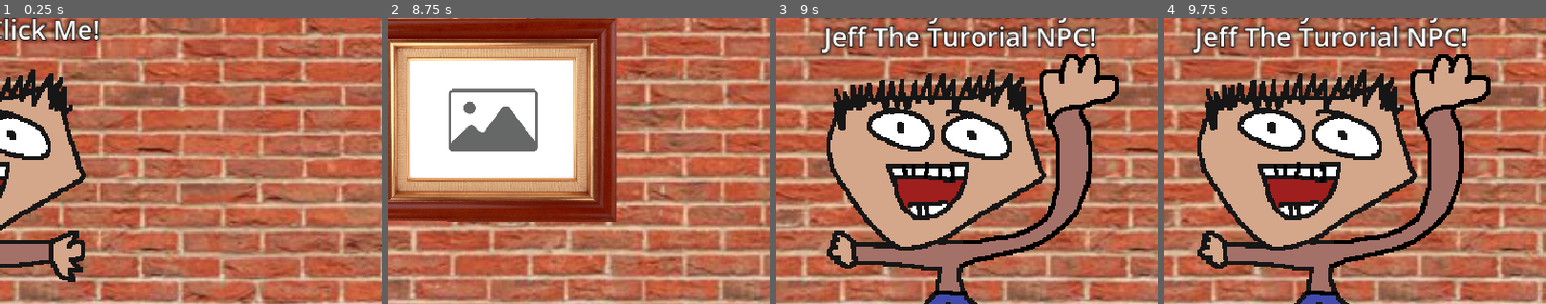
Above: before the commit, frames 1-4 (left to right).
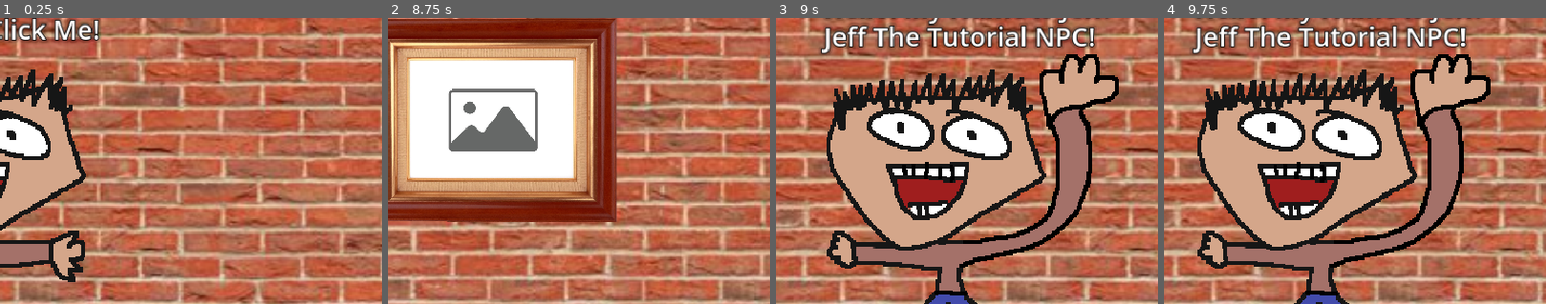
Above: after the commit, the same moments.

Repository: Qualia6/secret-game
Game: Godot game, scene res://main.tscn
Two runs of this game, one before a commit and one after it. Both use one fixed random seed, a clock stepped at 60 frames per second and the inputs below. The engine's default icon, where the game draws it, is replaced by a stand-in: a white triangle on a blue panel in a dark square. Sound files missing from this copy of the repository are replaced by a short silence.
Inputs (mouse positions are % of the whole screen's width and height, from its top left):
- Up to frame 1 (0.25 s): no input
- Up to frame 2 (8.75 s): tap Enter at 0.5, 5, 7.25 s; move the mouse to (39, 47) at 0.52 s; hold Right (ui_right) 0.53-1.28 s; click (39, 47) at 0.67 s; move the mouse to (55, 50) at 1.27 s; hold Left (ui_left) 1.28-2.03 s; click (55, 50) at 1.42 s; move the mouse to (80, 46) at 2.02 s; hold Right (ui_right) 2.03-3.53 s; click (80, 46) at 2.17 s; move the mouse to (5, 46) at 2.77 s; click (5, 46) at 2.92 s; tap Space at 3.5, 5.75, 8 s; move the mouse to (44, 46) at 3.52 s; hold Left (ui_left) 3.53-5.78 s; click (44, 46) at 3.67 s; move the mouse to (87, 92) at 4.27 s; click (87, 92) at 4.42 s; move the mouse to (50, 92) at 5.02 s; click (50, 92) at 5.17 s; move the mouse to (56, 87) at 5.77 s; hold Right (ui_right) 5.78-8.03 s; click (56, 87) at 5.92 s; move the mouse to (43, 92) at 6.52 s; click (43, 92) at 6.67 s; move the mouse to (63, 92) at 7.27 s; click (63, 92) at 7.42 s; move the mouse to (60, 28) at 8.02 s; hold Left (ui_left) from 8.03 s (still down)
- Up to frame 3 (9 s): keep holding Left (ui_left); move the mouse to (42, 39) at 8.77 s; click (42, 39) at 8.92 s
- Up to frame 4 (9.75 s): move the mouse to (80, 65) at 9.52 s; release Left (ui_left) at 9.53 s; hold Right (ui_right) from 9.53 s (still down); click (80, 65) at 9.67 s
The pictures show only the part of the screen within x 29-79%, y 22-72%; the shares and areas given below are measured in that part.

Frames 1-2 are identical in both runs. In frame 3, 1.4% of the frame differs, in the area x 47-85%, y 2-11%; in frame 4, 1.4%, in the area x 43-80%, y 2-11%.

Commit message:
fix bugs, add hint for alt shift m puzzle, add reverb to cave, fix typos, add game over sound effect

Diff:
--- a/GLOBAL.gd
+++ b/GLOBAL.gd
@@ -28,6 +28,7 @@
 	&"jeff_up": false,
 	&"june_up": false,
 	&"game_end": false,
+	&"jeff_said_puzzle": false,
 }
 
 static var flags: Dictionary = starting_flags.duplicate()
--- a/camera_2d.gd
+++ b/camera_2d.gd
@@ -34,26 +34,36 @@
 
 func _ready():
 	position = Vector2(600, 320)
+	go_to_row_1()
 	$blinders.visible = true
 	zoom = Vector2(1., 1.)
 
-func _on_vault_travel_through_vault() -> void:
+func go_to_row_0():
+	position.y = -455
+	set_reverb(false)
+
+func go_to_row_1():
+	position.y = 320
+	set_reverb(false)
+
+func go_to_row_2():
 	position.y = 1000
+	set_reverb(true)
 
-func _on_arrow_out_of_vault_clicked() -> void:
-	position.y = 320
+func set_reverb(state: bool):
+	AudioServer.set_bus_effect_enabled(AudioServer.get_bus_index("Master"), 0, state)
 
-func _on_arrow_into_hole_clicked() -> void:
-	position.y = 1000
-
-func _on_ceilling_hole_utilize_hole() -> void:
-	position.y = -455
-
-func _on_row_0_arrow_back_down() -> void:
-	position.y = 320
+func _on_vault_travel_through_vault() -> void: go_to_row_2()
+func _on_arrow_out_of_vault_clicked() -> void: go_to_row_1()
+func _on_arrow_into_hole_clicked() -> void: go_to_row_2()
+func _on_ceilling_hole_utilize_hole() -> void: go_to_row_0()
+func _on_row_0_arrow_back_down() -> void: go_to_row_1()
 
 func _on_row_0_fix_camera_position() -> void:
 	$blinders.visible = false
 	before_animation_position = position
 	state = CAMERA_STATE.MOVE
 	animation_t = 0.
+
+func _on_m_game_is_over() -> void:
+	set_reverb(false)
--- /dev/null
+++ b/default_bus_layout.tres
@@ -0,0 +1,8 @@
+[gd_resource type="AudioBusLayout" load_steps=2 format=3 uid="uid://dn4535ofgcn41"]
+
+[sub_resource type="AudioEffectReverb" id="AudioEffectReverb_j3pel"]
+resource_name = "Reverb"
+
+[resource]
+bus/0/effect/0/effect = SubResource("AudioEffectReverb_j3pel")
+bus/0/effect/0/enabled = false
--- a/game_over.tscn
+++ b/game_over.tscn
@@ -1,10 +1,14 @@
-[gd_scene load_steps=8 format=3 uid="uid://d075qivxks1dq"]
+[gd_scene load_steps=10 format=3 uid="uid://d075qivxks1dq"]
 
 [ext_resource type="Texture2D" uid="uid://n6w2cojr2tfr" path="res://m/m0002.png" id="1_y26ei"]
 [ext_resource type="Script" uid="uid://ddi3kcyevqayt" path="res://game_over_retry_button.gd" id="1_yxx3c"]
+[ext_resource type="AudioStream" uid="uid://cdmjd1ou7ape8" path="res://Eggs.ogg" id="3_ccer4"]
 
 [sub_resource type="LabelSettings" id="LabelSettings_yxx3c"]
 font_size = 100
+
+[sub_resource type="LabelSettings" id="LabelSettings_8u835"]
+font_size = 10
 
 [sub_resource type="LabelSettings" id="LabelSettings_ccer4"]
 font_size = 26
@@ -135,6 +139,11 @@
 text = "GAME OVER"
 label_settings = SubResource("LabelSettings_yxx3c")
 
+[node name="Label2" type="Label" parent="."]
+layout_mode = 2
+text = "aka the genocide ending"
+label_settings = SubResource("LabelSettings_8u835")
+
 [node name="HBoxContainer2" type="HBoxContainer" parent="."]
 layout_mode = 2
 alignment = 1
@@ -158,7 +167,7 @@
 [node name="Label2" type="Label" parent="HBoxContainer"]
 layout_mode = 2
 text = "             Hahahahahahahahahahahahaha
-←         you died
+<=         you died
             that is very ammusing"
 label_settings = SubResource("LabelSettings_ccer4")
 
@@ -168,4 +177,9 @@
 }
 autoplay = "played"
 
+[node name="Eggs" type="AudioStreamPlayer" parent="."]
+stream = ExtResource("3_ccer4")
+volume_db = -15.0
+autoplay = true
+
 [connection signal="pressed" from="HBoxContainer2/Button" to="HBoxContainer2/Button" method="_on_pressed"]
--- a/jeff/jeff.gd
+++ b/jeff/jeff.gd
@@ -21,6 +21,7 @@
 
 func _clicked() -> void:
 	if respawning or jumping: return
+	if GLOBAL.flags[&"jeff_dead"]: return
 	if INVENTORY.selected_item_id == &"key":
 		$hurt.play()
 		if already_respawned: save_line_as_previous()
@@ -83,7 +84,7 @@
 	if previous_line == -1:
 		push_error("tried to go to previous but there is no previous")
 	#print("loading ", previous_line)
-	gotoline(previous_line - 1)
+	gotoline(previous_line)
 	show_image(previous_expression)
 	previous_line = -1
 
@@ -118,6 +119,7 @@
 var knows_that_talked_to_m: bool = false
 
 func _updated():
+	if GLOBAL.flags[&"jeff_dead"]: return
 	if GLOBAL.flags[&"spoken_to_m"]:
 		if not knows_that_talked_to_m:
 			knows_that_talked_to_m = true
--- a/june/june.gd
+++ b/june/june.gd
@@ -20,16 +20,23 @@
 var already_go_upped: bool = false
 
 func _clicked() -> void:
+	if GLOBAL.flags[&"june_dead"]: return
 	if GLOBAL.flags[&"jerboa_up"] and not already_go_upped:
 		already_go_upped = true
 		goto("GO UP")
 		return
 	super._clicked()
 
+var alerady_key_hint: bool = false
+
 func _updated():
 	if not_realized_jeff_key_killed and GLOBAL.flags[&"jeff_killed_by_key"]:
 		goto("WOW KEY KILL")
 		not_realized_jeff_key_killed = false
+	if GLOBAL.flags[&"jeff_said_puzzle"] and not GLOBAL.flags[&"june_moved"] and not alerady_key_hint:
+		goto("KEY HINT")
+		alerady_key_hint = true
+
 
 func _about_to_explode():
 	show_image(&"aaaa")
--- a/m/m.gd
+++ b/m/m.gd
@@ -41,7 +41,10 @@
 	animation_state = ANIMATION_STATE.LEAVE_ANGRY
 	return done_moving
 
+signal game_is_over
+
 func game_over():
+	game_is_over.emit()
 	get_tree().change_scene_to_file("res://game_over.tscn")
 
 signal done_moving
@@ -64,7 +67,7 @@
 		if animation_state == ANIMATION_STATE.LEAVE or animation_state == ANIMATION_STATE.LEAVE_ANGRY:
 			visible = false
 	var verticality_t = get_vertical_t()
-	$sound.volume_db = verticality_t * -20
+	$sound.volume_db = verticality_t * -20 + 10
 	position = Vector2(-195, -85 + verticality_t * 500)
 	if animation_state == ANIMATION_STATE.APPEAR_ANGRY or animation_state == ANIMATION_STATE.LEAVE_ANGRY:
 		if animation_t != 1.:
--- a/main.tscn
+++ b/main.tscn
@@ -31,6 +31,7 @@
 [ext_resource type="Texture2D" uid="uid://dt121vheh8bam" path="res://june/uhh_money.png" id="17_wnkbs"]
 [ext_resource type="Texture2D" uid="uid://br6n4l5qggw1j" path="res://jeff/dead.png" id="20_d13ii"]
 [ext_resource type="PackedScene" uid="uid://cuunrq33jm0fm" path="res://vault/vault.tscn" id="21_d13ii"]
+[ext_resource type="Texture2D" uid="uid://cy84qg4tx25k2" path="res://june/yap.png" id="21_pjyto"]
 [ext_resource type="PackedScene" uid="uid://dnavoepbtdcge" path="res://inventory/inventory.tscn" id="22_ryguw"]
 [ext_resource type="Texture2D" uid="uid://bghmickhvwkcn" path="res://arrow.png" id="23_0odxb"]
 [ext_resource type="Texture2D" uid="uid://bhqmbx8nrrk3f" path="res://cave/cave_full.jpg" id="23_xuqvo"]
@@ -265,12 +266,15 @@
 !Image evil
 hit jeff! hit jeff! hit jeff!
 hehehe
+
+!Image hehe
+ill give you a dollar if you kill him
 !GoTo HIT JEFF
 
 
 
 ~ WOW KEY KILL
-!Image stand
+!Image yap
 wow you actually killed him
 im impressed
 !Image uhh
@@ -283,9 +287,56 @@
 
 i didnt think you would actually do it kinda crazy
 
-!Image stand
+!Image yap
 but at least hes not gonna bug us anymore
 !GoTo KEY KILL LOOP
+
+
+
+~ KEY HINT
+!Image uhh
+bruhhhhh jeff is yapping about keys again
+~ KEY HINT LOOP
+!Image aaaa
+omg that always confused me for the looooooongest time
+!Image yap
+i thought he meant \"\"\"key\"\"\" like what you stick in a vault
+!Image hehe
+or use to kill people that yap too much
+!Image aaaa
+but noooooooooooo
+!Image yap
+he meant \"\"\"key\"\"\" as in \"\"\"keyboard\"\"\"
+!Image aaaa
+wtf is a \"\"\"keyboard\"\"\"?!
+!Image yap
+and how can you use a \"\"\"keyboard\"\"\" to do incantations
+!Image aaaa
+like what does that eeeevvvveeeennn mean?!?!?!
+!Image uhh
+idk
+!Image stand
+i think he gets these weeerreeeiiirrrrd ideas from that other guy
+!Image uhh
+i think his name is m?
+!Image stand
+i dont think you met them yet
+but this \"\"\"being\"\"\" acts kinda high and mighty
+!Image yap
+acts like hes not even from this world or something
+!Image stand
+ive over heard them talking to jerboa
+about the differences between \"\"\"primary\"\"\" and \"\"\"alternate\"\"\" timelines.
+i think he said that he can like \"\"\"shift\"\"\" between them or something
+!Image uhh
+idk if i believe that
+!Image stand
+now i try to stay away from that weirdo
+
+i also try to say away from jeff
+!Image yap
+i cant believe that he is yapping about keys again
+!GoTo KEY HINT LOOP
 
 
 
@@ -294,7 +345,7 @@
 aaaa
 !Image uhh
 wait omg im alive
-but yooooou killed me
+but yoooooou killed me
 !Image uhh
 but im alive now
 !Image stand
@@ -320,11 +371,12 @@
 the secret doooeeess seem kindaaaa interesting
 !Image uhh
 but idk about being in a small taxi with those two for an extended period of time
+!Image yap
+what am i yapping about
 !Image stand
-what am i yapping about
-ive wanted to know what secret is for like foorrrreeevvveeerrrrrrr
-!Image yay
-im actually kinda getting excited over the possibilty of finding out
+ive wanted to know what secret is for like fooooorrrrrreeeverrrrrrrr
+!Image yay
+im actually kinda getting excited over the possibility of finding out
 !Image stand
 ok ill go
 !Image hehe
@@ -334,7 +386,8 @@
 meet you there
 !FlagTrue june_up
 !FlagTrue june_moved
-!Exec leave_up"
+!Exec leave_up
+"
 images = Dictionary[StringName, Texture2D]({
 &"aaaa": ExtResource("6_cegan"),
 &"evil": ExtResource("10_d13ii"),
@@ -344,6 +397,7 @@
 &"stand": ExtResource("5_074og"),
 &"uhh": ExtResource("16_qnost"),
 &"uhh_money": ExtResource("17_wnkbs"),
+&"yap": ExtResource("21_pjyto"),
 &"yay": ExtResource("9_ryguw")
 })
 
@@ -382,9 +436,9 @@
 Hey Player, Click Me!
 ~ LOOP
 !Image wave
-Hello! My Name is Jeff! Jeff The Turorial NPC!
+Hello! My Name is Jeff! Jeff The Tutorial NPC!
 !Image smile
-I Have FOUR Very Imporant Things To Tell You!
+I Have FOUR Very Important Things To Tell You!
 !Image wow
 The FOURTH Will SUPRISE And SHOCK You!
 !Image smile
@@ -392,7 +446,7 @@
 SECOND: Press i To Open And Close Your Inventory
 When You Have An Item, You Can Click It To Hold It
 !Image yay
-If You Are Not Holding An Item Noboy Will Know That You Have It!
+If You Are Not Holding An Item Nobody Will Know That You Have It!
 !Image wow
 THIRD: I Have Been Told That There Is A Secret Some Where Around Here
 !Image hmmm
@@ -407,7 +461,7 @@
 !Image hmmm
 Wait No I Just Had A Thought
 There IS Still A Secret
-Just The State Of The Existance Of A Secret Is Known
+Just The State Of The Existence Of A Secret Is Known
 Wait Actually I Think I Said That At The Start
 !Image sad
 Yea I Think I Did Oops My Bad
@@ -421,7 +475,7 @@
 !Image wow
 I Have Been Told That There Is A...
 !Image secret
-i think this is not really widly known so i need to say this quietly
+i think this is not really widely known so i need to say this quietly
 i have been told by... sources...
 that there is a \"doomsday device\" somewhere around here
 !Image wow
@@ -448,7 +502,7 @@
 Thats Crazy
 
 !Image hmmm
-I Dont Even Remeber What I Was Saying Before M Arrived
+I Dont Even Remember What I Was Saying Before M Arrived
 Ill Just Loop Over
 !FlagTrue jeff_yap
 !GoTo LOOP
@@ -504,8 +558,8 @@
 AAAAAA
 I Thought That You Where Holding The ... Err
 !Image secret
-i thought you where holding the dooms day device
-it looks very simular to that
+i thought you were holding the dooms day device
+it looks very similar to that
 !Image hmmm
 Suspiciously Simular
 Sussy
@@ -530,11 +584,11 @@
 Shortly Above My Head
 Then I Would I Have Launched Right Through It
 Which Would Have Created A Hole
-A Hole That Would Presemably Lead To Somewhere
+A Hole That Would Presumably Lead To Somewhere
 !Image yay
 Regardless
 !Image smile
-I Remebered That
+I Remembered That
 I Have Three Key Things To Tell You
 !Image yay
 You Can Summon A Very Important Being
@@ -542,25 +596,26 @@
 !GoTo ALREADY TALKED TO M
 A Being That Deals In Money
 !Image wow
-A Being That Love Money So Much That
+A Being That Loves Money So Much That
 They Named Themselves After The First Letter!
 !Image yay
 They Are Very Important So Please Dont Waste Their Time
 !Image sad
 Btw, I Am Sorry I Forgot To Tell You All This Earlier
-I Completly Forgot
+I Completely Forgot
 But The Rocks Reminded Me
 !Image smile
 I Love Rocks
 !Image yay
 Anyway Here Are The Key Facts
-~ TELL KEY FACTS
+!FlagTrue jeff_said_puzzle
 !Image secret
 1. that which is not primary/conventional
 2. that which moves/exchanges
 3. that which is the beings name
 !Image yay
 Together Form An Incantation
+~ TELL KEY FACTS
 To Summon The Being That Deals In Money!
 !Image smile
 Now I Am Going To Go Back To Appreciating The Rocks
@@ -590,9 +645,9 @@
 ~ SKIP SORRY ABOUT M
 !Image hmmm
 You Know I Wonder If M Being So Important
-Knows Anything About The Doomsday Device
+Knows Anything About The Dooms Day Device
 They Are Always Talking About Timelines
-Maybe A Doomsday Device Might Be
+Maybe A Dooms Day Device Might Be
 Might Be A Way A Timeline Can End
 I Wonder What Other Ways A Timeline Can End Are
 !Image sad
@@ -606,11 +661,11 @@
 Anyway I Am Going To Go Back To Admiring The Rocks
 I Love Rocks
 They Are So Strong
-I Bet No Doomsday Device Could Hurt Them
+I Bet No Dooms Day Device Could Hurt Them
 !Image hmmm
-Or Ceilling Tiles
-Rocks And Ceilling Would Probably Be
-The Only Things To Survive A Doomsday Device
+Or Ceiling Tiles
+Rocks And Ceiling Would Probably Be
+The Only Things To Survive A Dooms Day Device
 !Image smile
 I Fr*cking Love Rocks
 
@@ -629,7 +684,7 @@
 Looking Thing That You Are Holding
 It Seems I Launched Right Through Ceiling
 And Created A Hole
-A Hole That  Presemably Leads Somewhere
+A Hole That  Presumably Leads Somewhere
 !FlagTrue jeff_mentioned_hole
 !Halt
 
@@ -642,7 +697,8 @@
 !Image smile
 Ill Meet You Up There!
 !FlagTrue jeff_up
-!Exec leave_up"
+!Exec leave_up
+"
 images = Dictionary[StringName, Texture2D]({
 &"dead": ExtResource("20_d13ii"),
 &"hmmm": ExtResource("5_ycdy4"),
@@ -658,11 +714,13 @@
 [node name="hurt" type="AudioStreamPlayer2D" parent="row 1/jeff"]
 stream = ExtResource("31_vke2r")
 pitch_scale = 1.1
+playback_type = 1
 
 [node name="scream" type="AudioStreamPlayer2D" parent="row 1/jeff"]
 stream = ExtResource("32_ruth0")
 volume_db = -15.0
 pitch_scale = 0.9
+playback_type = 1
 
 [node name="Money" type="TextureRect" parent="row 1"]
 offset_left = 1694.0
@@ -777,6 +835,7 @@
 
 [node name="chime" type="AudioStreamPlayer2D" parent="row 2/CaveFull/ControlPannel"]
 stream = ExtResource("43_uit24")
+playback_type = 1
 
 [node name="arrow_out_of_vault" type="TextureRect" parent="row 2"]
 offset_left = 3436.0
@@ -1121,10 +1180,11 @@
 min_x = 360.064
 max_x = 3317.15
 
-[node name="music" type="AudioStreamPlayer2D" parent="Camera2D"]
+[node name="music" type="AudioStreamPlayer" parent="Camera2D"]
 stream = ExtResource("54_rm4vd")
-volume_db = -7.0
+volume_db = -15.0
 autoplay = true
+playback_type = 1
 
 [node name="m" parent="Camera2D" instance=ExtResource("4_7mycd")]
 visible = false
@@ -1254,6 +1314,7 @@
 
 [node name="sound" type="AudioStreamPlayer2D" parent="Camera2D/m"]
 stream = ExtResource("56_rnkwl")
+playback_type = 1
 
 [node name="Inventory" parent="Camera2D" instance=ExtResource("22_ryguw")]
 visible = false
@@ -1320,3 +1381,4 @@
 [connection signal="jerboa_recovered" from="row 2/CaveFull/ControlPannel" to="row 2/jerboa" method="_on_control_pannel_jerboa_recovered"]
 [connection signal="june_recovered" from="row 2/CaveFull/ControlPannel" to="row 1/june" method="_on_control_pannel_june_recovered"]
 [connection signal="clicked" from="row 2/arrow_out_of_vault" to="Camera2D" method="_on_arrow_out_of_vault_clicked"]
+[connection signal="game_is_over" from="Camera2D/m" to="Camera2D" method="_on_m_game_is_over"]
Not shown, added: Eggs.ogg.import
Not shown, changed: june/source.svg
Binary file added: june/yap.png
Not shown, added: june/yap.png.import
Not shown: 1 places in main.tscn that only renumber resources
Not shown, added: Eggs.ogg
